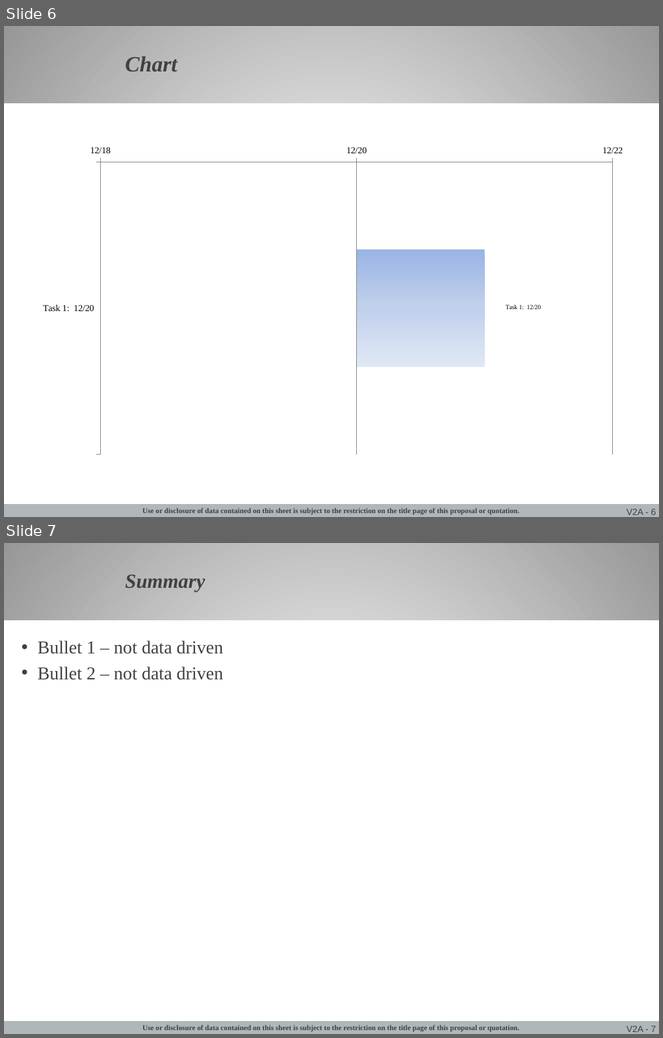
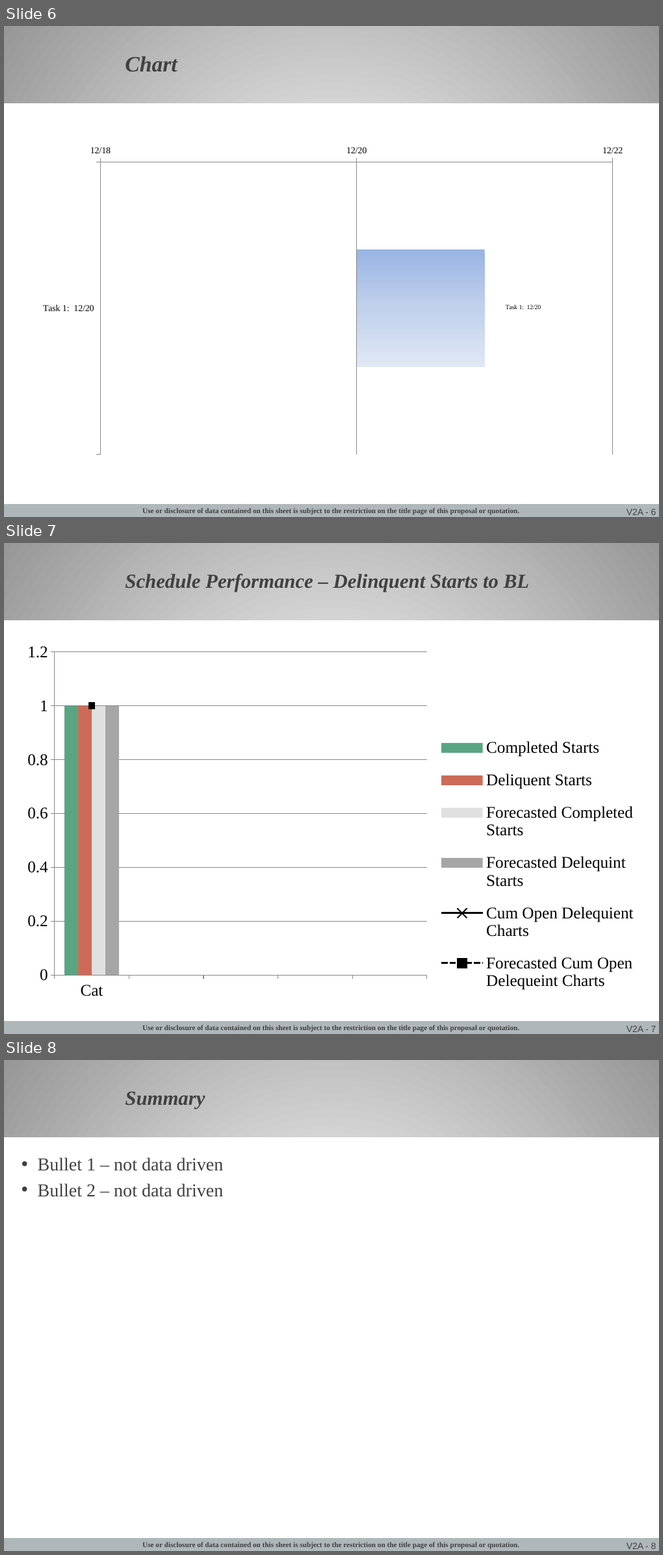
Before and after one commit to jgoodso2/PMMP, a slide deck: PMMPresentation/Modules/Templates/PMM Template.pptx. Shown one above the other, each under a label of ours: slides 6 and 7 before the commit, slides 6, 7 and 8 after it. The pictures are 663x1038 and 663x1555 pixels, drawn with LibreOffice and Linux fonts; fonts in the diff are those of the drawing; background and template pictures are left out. Boxes give left, top, right and bottom in pixels: in the first picture for what was removed or moved away, otherwise in the second. Text is boxed around its words. In the diff, an @@ line names an element or a change of style, - is before the commit and + after.

Commit message:
New Slide Type Added PS BaseLine Start Slide added

```diff
--- a/PMMPresentation/Modules/Templates/PMM Template.pptx
+++ b/PMMPresentation/Modules/Templates/PMM Template.pptx
@@ slide 7 added at (4,543,659,1034), background gradient #FFFFFF to #979797; not listed: 4 template elements that a slide beside it also shows @@
@@ title added at (125,574,529,592), 22 pt, text #404040, bold, italic @@
+Schedule Performance – Delinquent Starts to BL
@@ column chart added at (15,636,649,1008) @@
+categories: Cat
+Completed Starts: 1, -, -, -, -
+Deliquent Starts: 1, -, -, -, -
+Forecasted Completed Starts: 1, -, -, -, -
+Forecasted Delequint Starts: 1, -, -, -, -
+Cum Open Delequient Charts: 1, -, -, -, -
+Forecasted Cum Open Delequeint Charts: 1, -, -, -, -
@@ what was slide 7 is now slide 8 @@
@@ page number at (627,1543,657,1549): text changed @@
-V2A - 7
+V2A - 8
```
Also in this commit, not shown: 59 other files.
